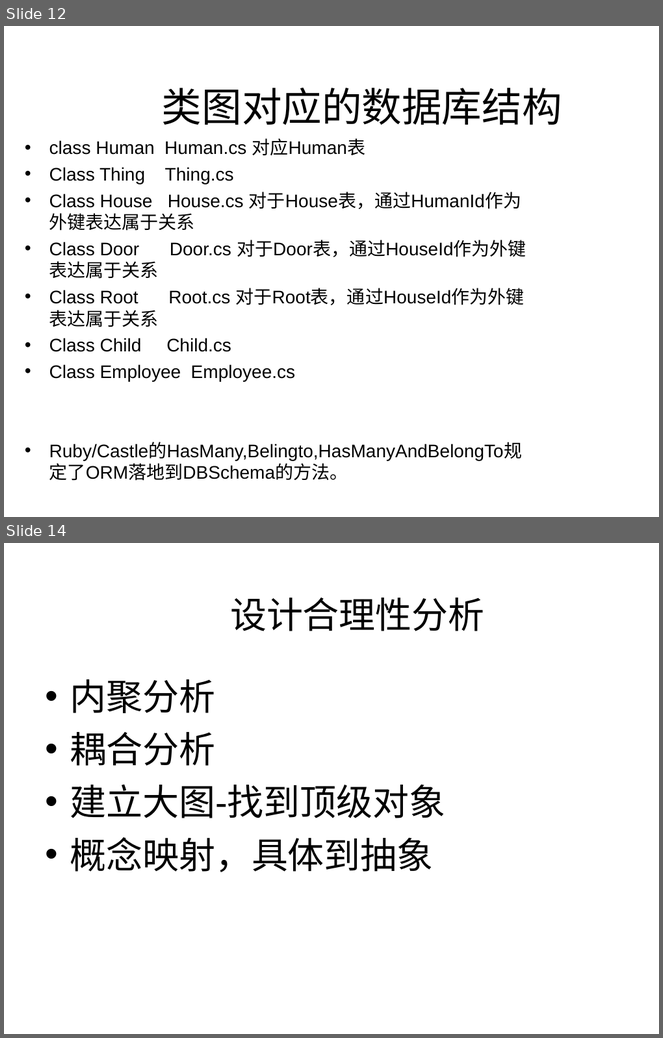
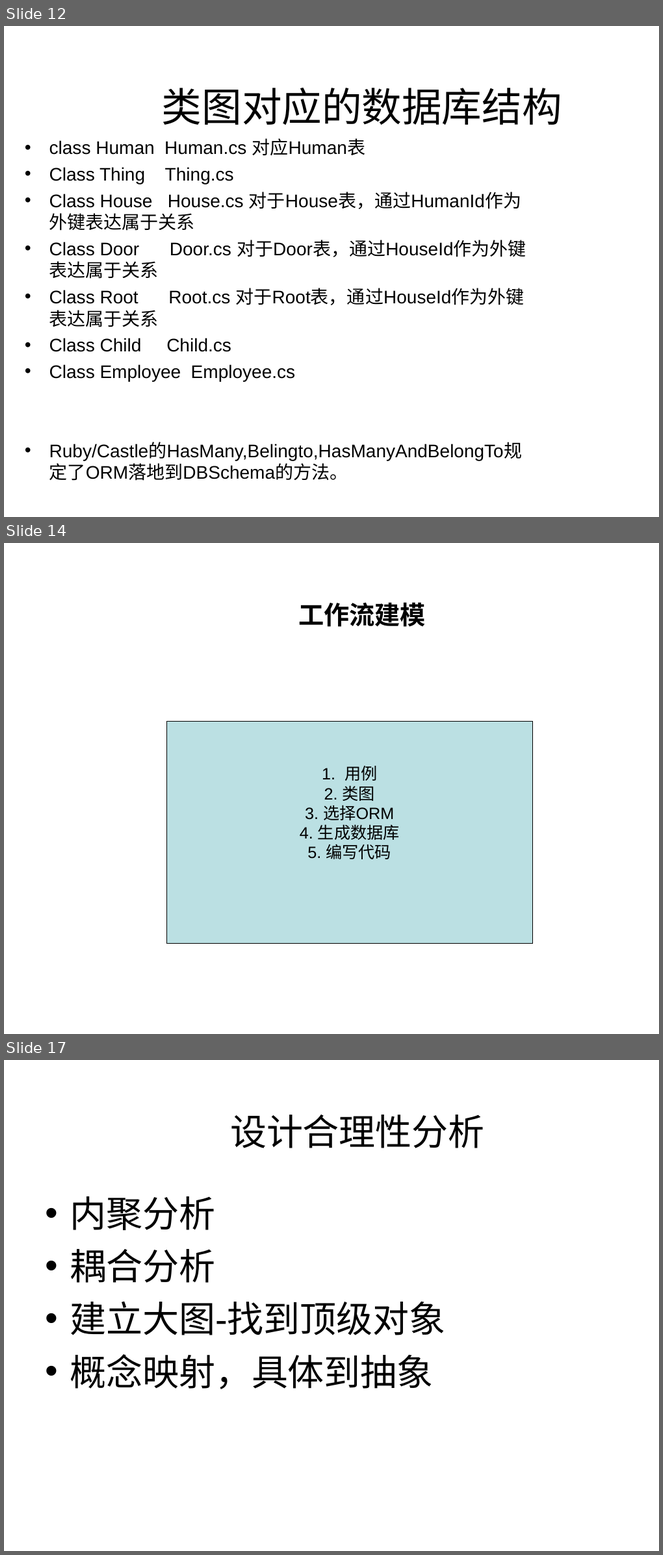
Before and after one commit to 1000copy/delpy, a slide deck: docs/1021project/UML理论和实践.ppt. Shown one above the other, each under a label of ours: slides 12 and 14 before the commit, slides 12, 14 and 17 after it; the slides between them are not shown. The pictures are 663x1038 and 663x1555 pixels, drawn with LibreOffice and Linux fonts; fonts in the diff are those of the drawing; background and template pictures are left out. Boxes give left, top, right and bottom in pixels: in the first picture for what was removed or moved away, otherwise in the second. Text is boxed around its words. In the diff, an @@ line names an element or a change of style, - is before the commit and + after.

```diff
--- a/docs/1021project/UML理论和实践.ppt
+++ b/docs/1021project/UML理论和实践.ppt
@@ slide 14 added at bbox=[4, 543, 659, 1034], background #FFFFFF @@
@@ text added at bbox=[298, 602, 426, 627], 28 pt, text #000000, bold @@
+工作流建模
@@ rectangle added at bbox=[166, 722, 532, 944], fill #BBE0E3, outline #000000 0.74 pt, 18 pt, text #000000 @@
+1. 用例
+2. 类图
+3. 选择ORM
+4. 生成数据库
+5. 编写代码
@@ what was slide 14 is now slide 17 @@
```
Also in this commit, not shown: 6 slides changed, 10 other slides added, 1 slide removed.
